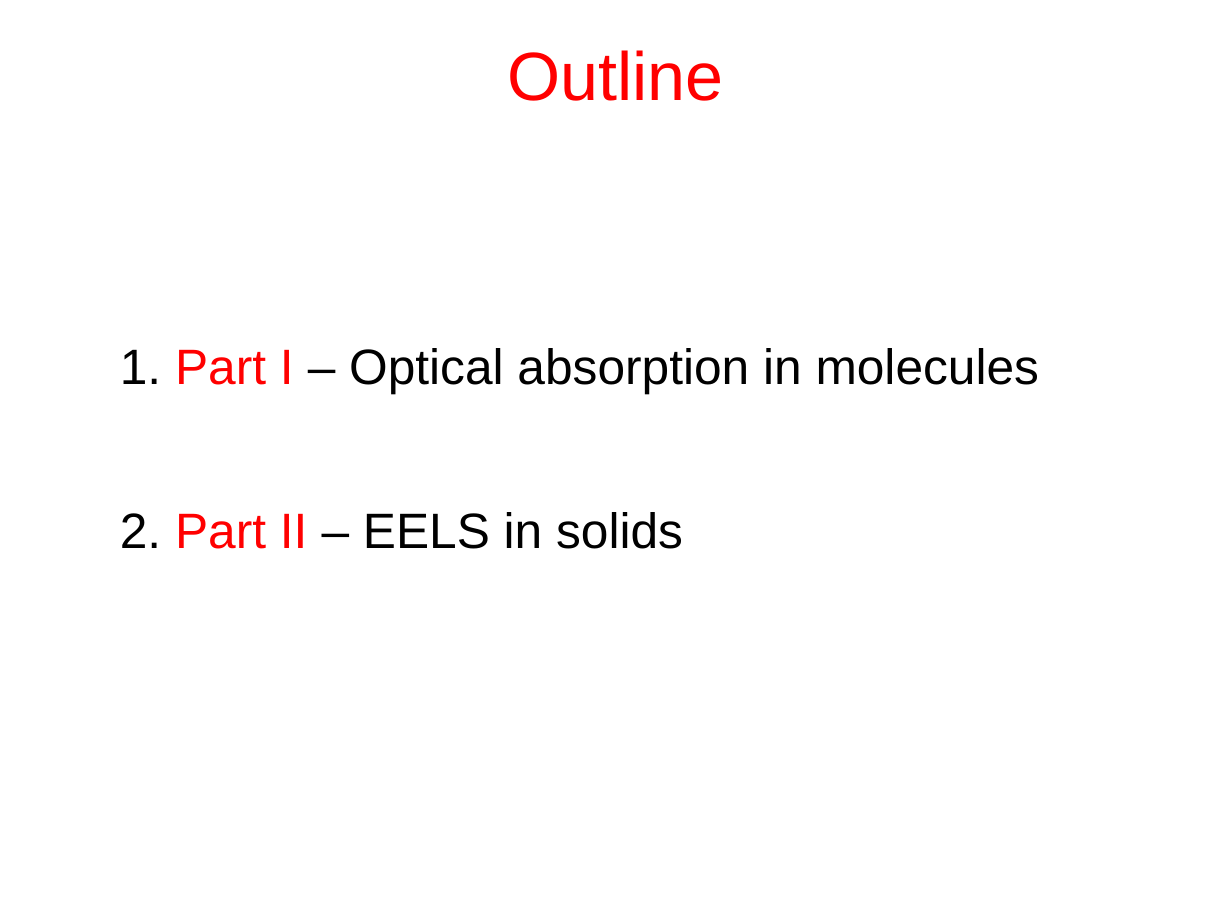
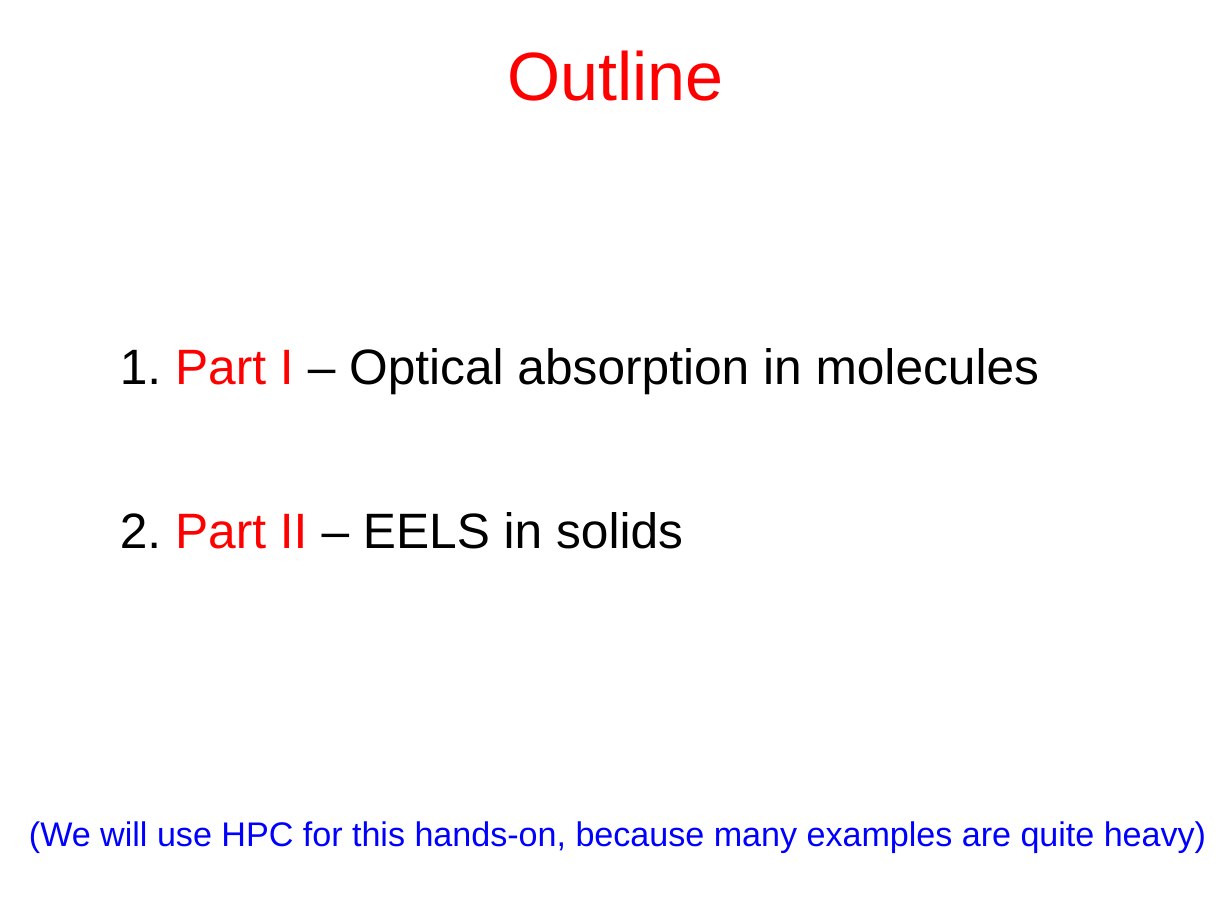
Before and after one commit to thepranab/materials-for-max-qe2021-online-school, a slide deck: slide 2 of slides.sources/handson-day6.odp. Drawn at 1232x924 pixels with LibreOffice and Linux fonts; fonts in the diff are those of the drawing. Boxes give left, top, right and bottom in pixels: in the first picture for what was removed or moved away, otherwise in the second. Text is boxed around its words. In the diff, an @@ line names an element or a change of style, - is before the commit and + after.

```diff
--- a/slides.sources/handson-day6.odp
+++ b/slides.sources/handson-day6.odp
@@ text added at bbox=[29, 821, 1206, 853], 22 pt, text #0000FF @@
+(We will use HPC for this hands-on, because many examples are quite heavy)
```
Also in this commit, not shown: 2 other slides changed, 1 other file.
